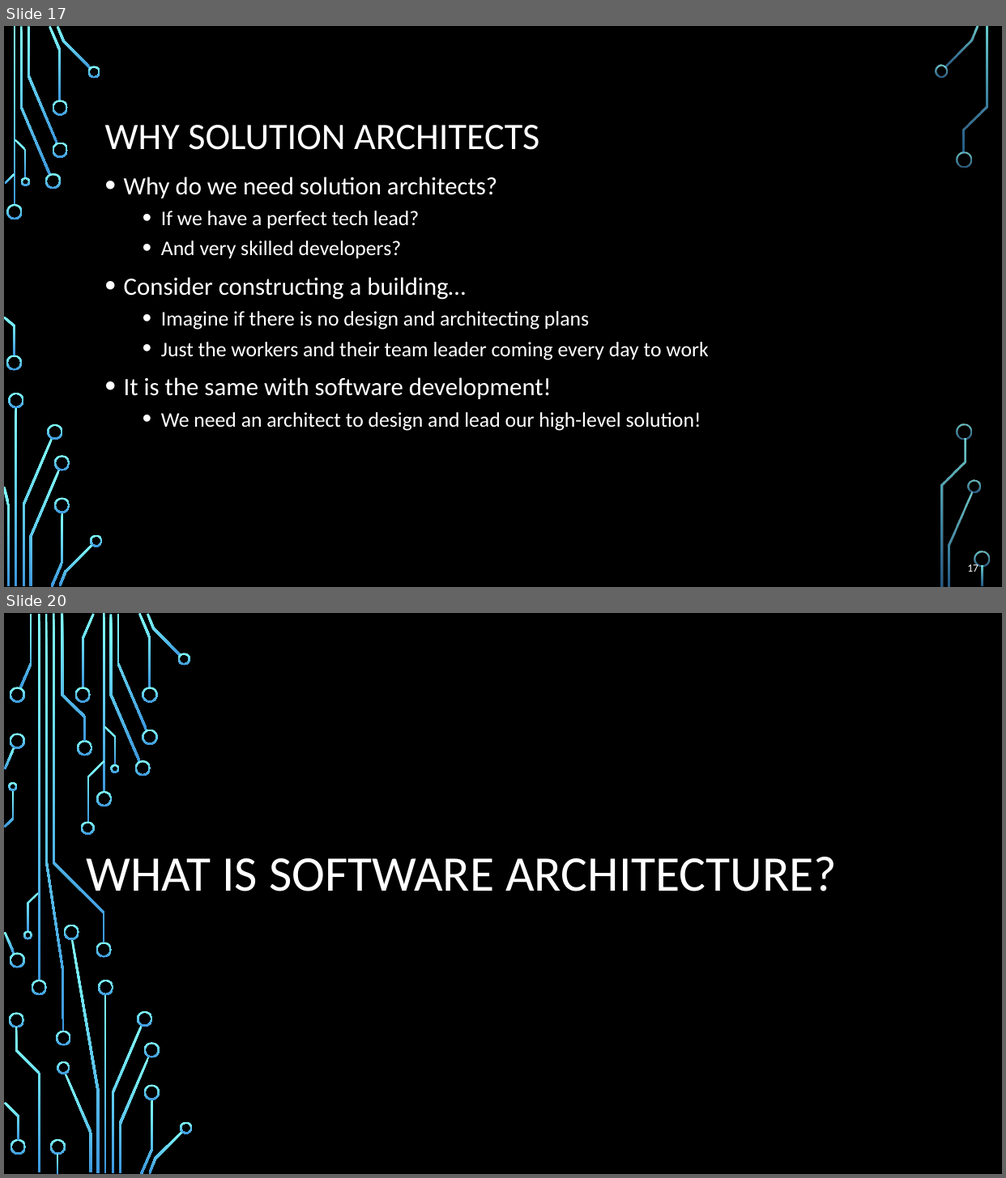
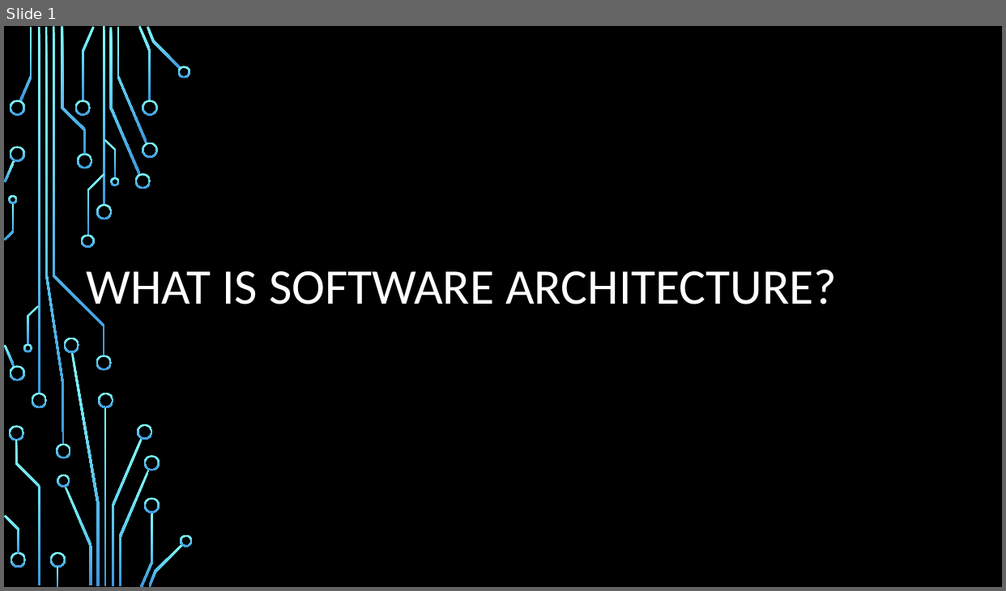
Before and after one commit to profjordanov/doctorate, a slide deck: resources/Software-Architecture-S/Presentation-Part1-Fundamentals-And-Essentials.pptx. Shown one above the other, each under a label of ours: slides 17 and 20 before the commit, slide 1 after it; the slides between them are not shown. The pictures are 1006x1178 and 1006x591 pixels, drawn with LibreOffice and Linux fonts; fonts in the diff are those of the drawing; background and template pictures are left out. Boxes give left, top, right and bottom in pixels: in the first picture for what was removed or moved away, otherwise in the second. Text is boxed around its words. In the diff, an @@ line names an element or a change of style, - is before the commit and + after.

```diff
--- a/resources/Software-Architecture-S/Presentation-Part1-Fundamentals-And-Essentials.pptx
+++ b/resources/Software-Architecture-S/Presentation-Part1-Fundamentals-And-Essentials.pptx
@@ slide 17 removed at bbox=[4, 26, 1002, 587], background picture (left out) @@
@@ title removed at bbox=[105, 125, 539, 150] @@
-WHY SOLUTION ARCHITECTS
@@ text removed at bbox=[124, 177, 708, 431] @@
-• Why do we need solution architects?
-  • If we have a perfect tech lead?
-  • And very skilled developers?
-• Consider constructing a building…
-  • Imagine if there is no design and architecting plans
-  • Just the workers and their team leader coming every day to work
-• It is the same with software development!
-  • We need an architect to design and lead our high-level solution!
@@ page number removed at bbox=[967, 563, 978, 572] @@
-17
@@ group removed at bbox=[4, 26, 990, 587]: 33 freeform shapes, 3 rectangles @@
@@ what was slide 20 is now slide 1 @@
```
Also in this commit, not shown: 18 other slides removed, 1 other file.
